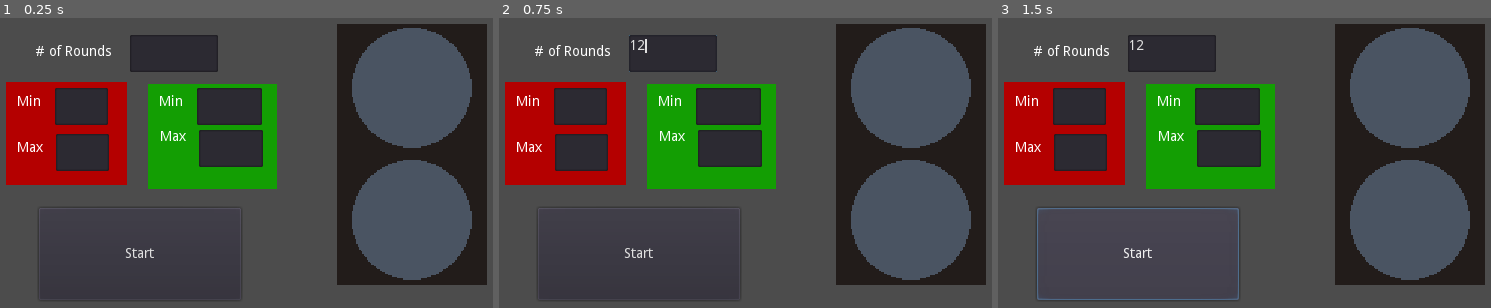
Above: before the commit, frames 1-3 (left to right).
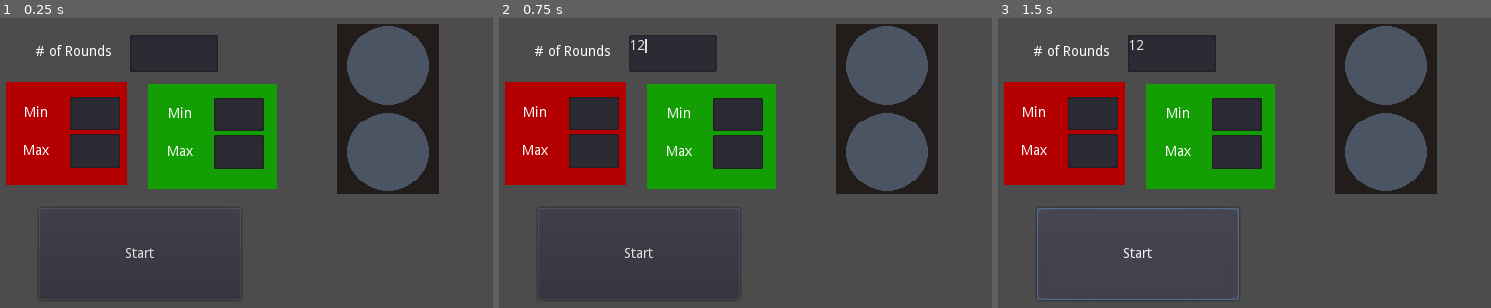
Above: after the commit, the same moments.

Repository: sugarvoid/Red-Light-Green-Light
Game: Godot game, scene res://main.tscn
The game is run twice, just before and just after one commit, with the same random seed, the same clock (stepped at 60 frames per second) and the same inputs.
Inputs (mouse positions are in pixels of both pictures, inside the frame that each line leads up to):
- Up to frame 1 (0.25 s): no input
- Up to frame 2 (0.75 s): click (671, 52) at 0.52 s; type "12" at 0.6 s
- Up to frame 3 (1.5 s): click "Start" at 1.25 s

The runs differ from the first frame. In frame 1, 16% of the frame differs, in the area x 3-99%, y 2-93%; in frame 2, 16%; in frame 3, 16%.

Commit message:
Add custom class for min/max boxes.

Diff:
--- /dev/null
+++ b/labeled_textedit.gd
@@ -0,0 +1,16 @@
+class_name LabeledTextEdit
+extends HBoxContainer
+
+
+onready var label: Label = get_node("Label")
+onready var text_edit: TextEdit = get_node("TextEdit")
+
+
+func set_label_text(text: String) -> void:
+	self.label.text = text
+
+func is_blank() -> bool:
+	return text_edit.text.empty()
+
+func get_text_edit_vaule() -> String:
+	return text_edit.text
--- /dev/null
+++ b/labeled_textedit.tscn
@@ -0,0 +1,23 @@
+[gd_scene load_steps=2 format=2]
+
+[ext_resource path="res://labeled_textedit.gd" type="Script" id=1]
+
+[node name="LabeledTextEdit" type="HBoxContainer"]
+margin_right = 143.0
+margin_bottom = 29.0
+size_flags_vertical = 3
+script = ExtResource( 1 )
+
+[node name="Label" type="Label" parent="."]
+margin_top = 7.0
+margin_right = 60.0
+margin_bottom = 21.0
+rect_min_size = Vector2( 60, 0 )
+text = "Text"
+align = 1
+
+[node name="TextEdit" type="TextEdit" parent="."]
+margin_left = 64.0
+margin_right = 114.0
+margin_bottom = 29.0
+rect_min_size = Vector2( 50, 0 )
--- a/main.gd
+++ b/main.gd
@@ -1,14 +1,11 @@
 extends Control
 
 
+onready var go_time: ModeTime = get_node("GoTime")
+onready var rest_time: ModeTime = get_node("StopTime")
+
 onready var timer: Timer = get_node("Timer")
 onready var btn_start: Button = get_node("BtnStart")
-
-onready var txt_green_min: TextEdit = get_node("TxtGreenMin")
-onready var txt_green_max: TextEdit = get_node("TxtGreenMax")
-
-onready var txt_red_min: TextEdit = get_node("TxtRedMin")
-onready var txt_red_max: TextEdit = get_node("TxtRedMax")
 
 onready var txt_rounds: TextEdit = get_node("TxtRounds")
 onready var light: Sprite = get_node("Light")
@@ -17,16 +14,12 @@
 enum STATES {
 	RED,
 	GREEN,
-	NOT_PLAYING
+	NOT_PLAYING,
 }
 
 var state: int = STATES.NOT_PLAYING
 var total_rounds: int
 var current_round: int
-var green_min: float
-var green_max: float
-var red_min: float
-var red_max: float
 var rng: RandomNumberGenerator
 
 
@@ -40,7 +33,8 @@
 	self.state = STATES.GREEN
 	_update_square_color()
 	rng.randomize()
-	var round_length: float = rng.randf_range(green_min, green_max)
+	var round_length: int = rng.randi_range(go_time.get_min_time(), go_time.get_max_time())
+	#var round_length: float = rng.randf_range(green_min, green_max)
 	print(str('Round ', self.current_round))
 	print(str('Green for ', round_length, ' seconds'))
 	self.timer.start(round_length)
@@ -50,24 +44,18 @@
 	self.state = STATES.RED
 	_update_square_color()
 	rng.randomize()
-	var round_length: float = rng.randf_range(red_min, red_max)
+	var round_length: int = rng.randi_range(rest_time.get_min_time(), rest_time.get_max_time())
+	#var round_length: float = rng.randf_range(red_min, red_max)
 	print(str('Red for ', round_length, ' seconds'))
 	self.timer.start(round_length)
 
 
 func _start_game():
-	if self.txt_green_max.text.empty() || self.txt_green_min.text.empty() || self.txt_rounds.text.empty():
+	if self.go_time.has_blank_spots() || self.rest_time.has_blank_spots():
 		return
 
 	self.current_round = 1
-	self.red_min = int(txt_red_min.text)
-	self.red_max = int(txt_red_max.text)
-
-	self.green_min = int(txt_green_min.text)
-	self.green_max = int(txt_green_max.text)
-
 	self.total_rounds = int(txt_rounds.text)
-
 	self._start_new_round()
 
 func _on_timer_timeout():
--- a/main.tscn
+++ b/main.tscn
@@ -1,7 +1,8 @@
-[gd_scene load_steps=3 format=2]
+[gd_scene load_steps=4 format=2]
 
 [ext_resource path="res://main.gd" type="Script" id=1]
 [ext_resource path="res://light.png" type="Texture" id=2]
+[ext_resource path="res://mode_time.tscn" type="PackedScene" id=3]
 
 [node name="Main" type="Control"]
 anchor_right = 1.0
@@ -35,64 +36,12 @@
 margin_right = 220.0
 margin_bottom = 61.0
 
-[node name="TxtGreenMax" type="TextEdit" parent="."]
-margin_left = 201.0
-margin_top = 119.0
-margin_right = 265.0
-margin_bottom = 156.0
-
-[node name="TxtGreenMin" type="TextEdit" parent="."]
-margin_left = 199.0
-margin_top = 77.0
-margin_right = 264.0
-margin_bottom = 114.0
-
-[node name="TxtRedMin" type="TextEdit" parent="."]
-margin_left = 57.0
-margin_top = 77.0
-margin_right = 110.0
-margin_bottom = 114.0
-
-[node name="TxtRedMax" type="TextEdit" parent="."]
-margin_left = 58.0
-margin_top = 123.0
-margin_right = 111.0
-margin_bottom = 160.0
-
 [node name="Label" type="Label" parent="."]
 margin_left = 38.0
 margin_top = 34.0
 margin_right = 116.0
 margin_bottom = 75.0
 text = "# of Rounds"
-
-[node name="Label2" type="Label" parent="."]
-margin_left = 161.0
-margin_top = 84.0
-margin_right = 242.0
-margin_bottom = 125.0
-text = "Min"
-
-[node name="Label4" type="Label" parent="."]
-margin_left = 19.0
-margin_top = 84.0
-margin_right = 100.0
-margin_bottom = 125.0
-text = "Min"
-
-[node name="Label3" type="Label" parent="."]
-margin_left = 162.0
-margin_top = 119.0
-margin_right = 245.0
-margin_bottom = 160.0
-text = "Max"
-
-[node name="Label5" type="Label" parent="."]
-margin_left = 19.0
-margin_top = 130.0
-margin_right = 102.0
-margin_bottom = 171.0
-text = "Max"
 
 [node name="Timer" type="Timer" parent="."]
 
@@ -105,7 +54,19 @@
 color = Color( 0.529412, 0.529412, 0.529412, 1 )
 
 [node name="Light" type="Sprite" parent="."]
-position = Vector2( 414, 143 )
-scale = Vector2( 1.5, 1.5 )
+position = Vector2( 390, 97.75 )
+scale = Vector2( 1.02, 0.979885 )
 texture = ExtResource( 2 )
 hframes = 3
+
+[node name="GoTime" parent="." instance=ExtResource( 3 )]
+margin_left = 152.0
+margin_top = 87.0
+margin_right = 294.0
+margin_bottom = 158.0
+
+[node name="StopTime" parent="." instance=ExtResource( 3 )]
+margin_left = 8.0
+margin_top = 86.0
+margin_right = 150.0
+margin_bottom = 157.0
--- /dev/null
+++ b/mode_time.gd
@@ -0,0 +1,21 @@
+class_name ModeTime
+extends VBoxContainer
+
+
+onready var min_time: LabeledTextEdit = get_node("MinTime")
+onready var max_time: LabeledTextEdit = get_node("MaxTime")
+
+
+func _ready():
+	self.min_time.set_label_text("Min")
+	self.max_time.set_label_text("Max")
+
+
+func has_blank_spots() -> bool:
+	return self.min_time.is_blank() || self.max_time.is_blank()
+
+func get_min_time() -> int:
+	return int(self.min_time.get_text_edit_vaule())
+
+func get_max_time() -> int:
+	return int(self.max_time.get_text_edit_vaule())
--- /dev/null
+++ b/mode_time.tscn
@@ -0,0 +1,18 @@
+[gd_scene load_steps=3 format=2]
+
+[ext_resource path="res://labeled_textedit.tscn" type="PackedScene" id=1]
+[ext_resource path="res://mode_time.gd" type="Script" id=2]
+
+[node name="ModeTime" type="VBoxContainer"]
+margin_right = 142.0
+margin_bottom = 71.0
+script = ExtResource( 2 )
+
+[node name="MinTime" parent="." instance=ExtResource( 1 )]
+margin_right = 142.0
+margin_bottom = 33.0
+
+[node name="MaxTime" parent="." instance=ExtResource( 1 )]
+margin_top = 37.0
+margin_right = 142.0
+margin_bottom = 71.0
--- a/project.godot
+++ b/project.godot
@@ -7,6 +7,22 @@
 ;   param=value ; assign values to parameters
 
 config_version=4
+
+_global_script_classes=[ {
+"base": "HBoxContainer",
+"class": "LabeledTextEdit",
+"language": "GDScript",
+"path": "res://labeled_textedit.gd"
+}, {
+"base": "VBoxContainer",
+"class": "ModeTime",
+"language": "GDScript",
+"path": "res://mode_time.gd"
+} ]
+_global_script_class_icons={
+"LabeledTextEdit": "",
+"ModeTime": ""
+}
 
 [application]
 
